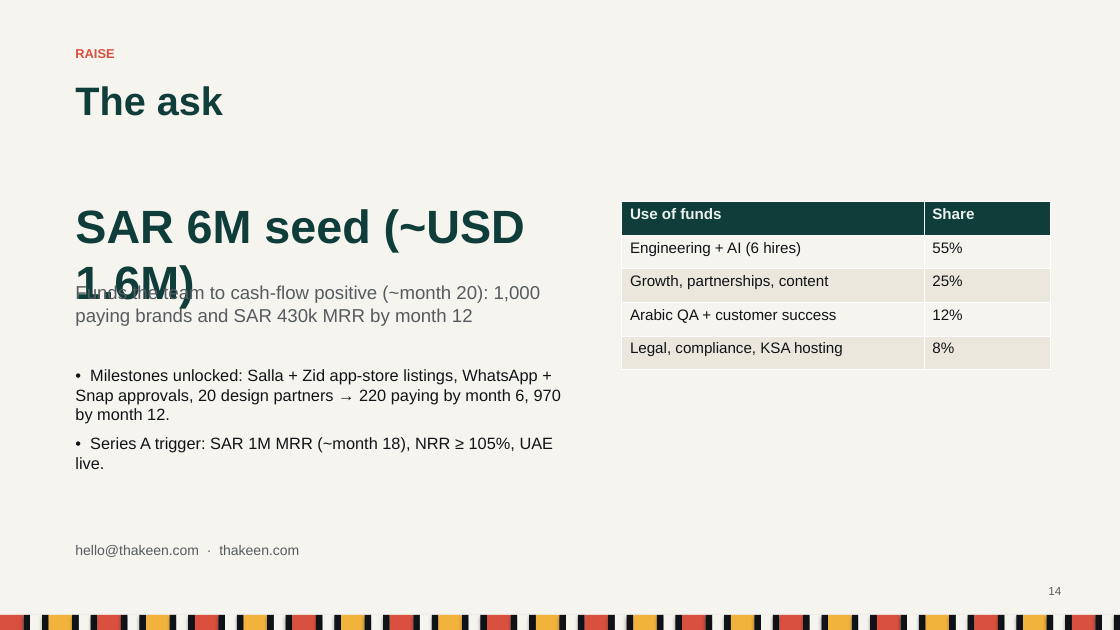
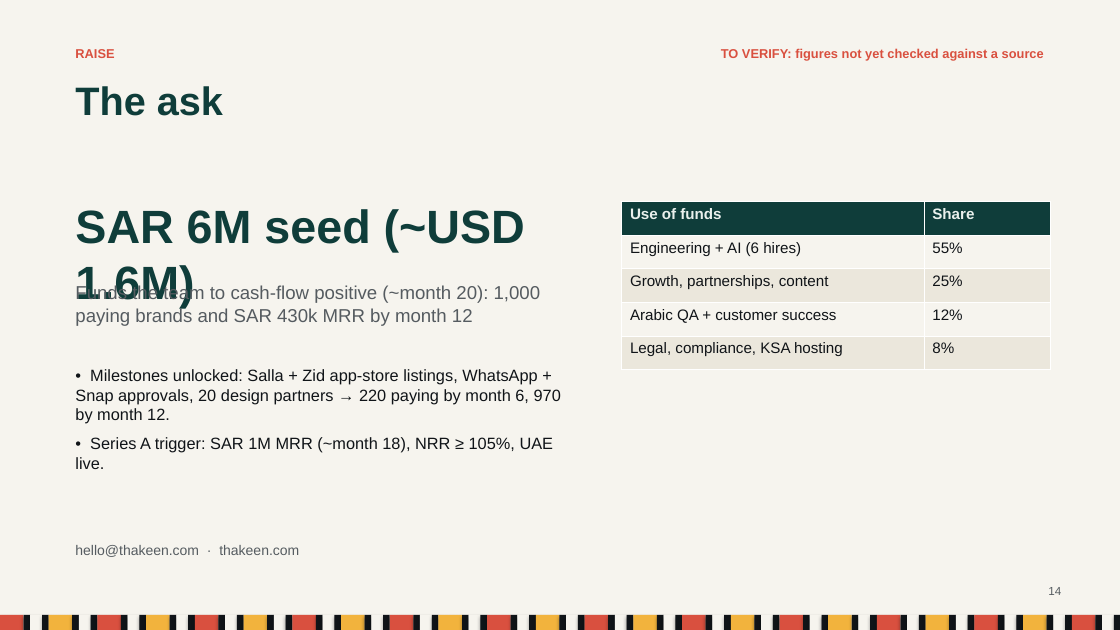
Before and after one commit to iAbulkhair/Nashr, a slide deck: slide 14 of docs/Nashr_Pitch_Deck.pptx. Drawn at 1120x630 pixels with LibreOffice and Linux fonts; fonts in the diff are those of the drawing. Boxes give left, top, right and bottom in pixels: in the first picture for what was removed or moved away, otherwise in the second. Text is boxed around its words. In the diff, an @@ line names an element or a change of style, - is before the commit and + after.

```diff
--- a/docs/Nashr_Pitch_Deck.pptx
+++ b/docs/Nashr_Pitch_Deck.pptx
@@ text added at [721, 48, 1044, 61], 11 pt, text #D9503F, bold @@
+TO VERIFY: figures not yet checked against a source
```
Also in this commit, not shown: 10 other slides changed, 7 other files.
